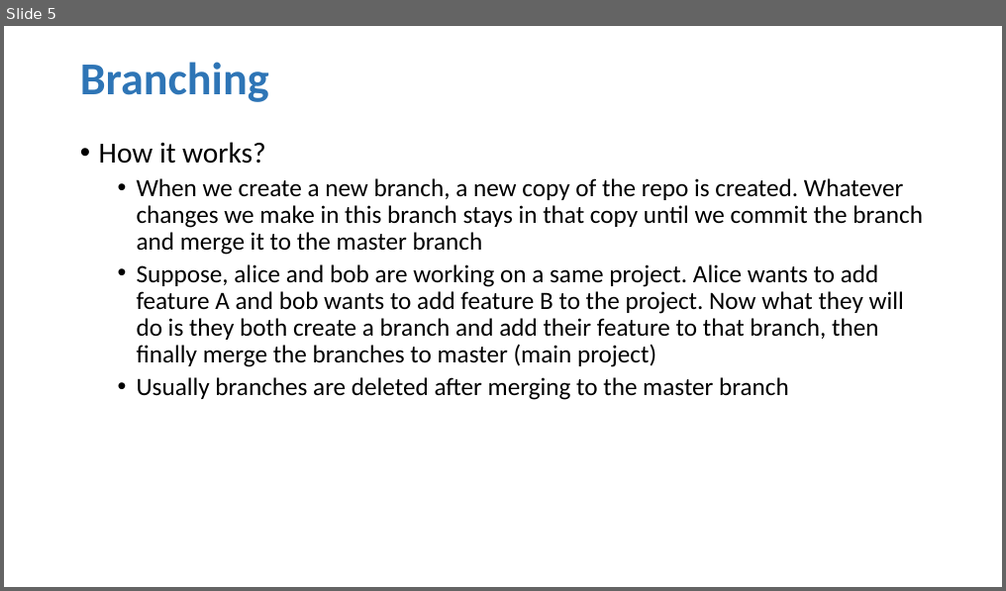
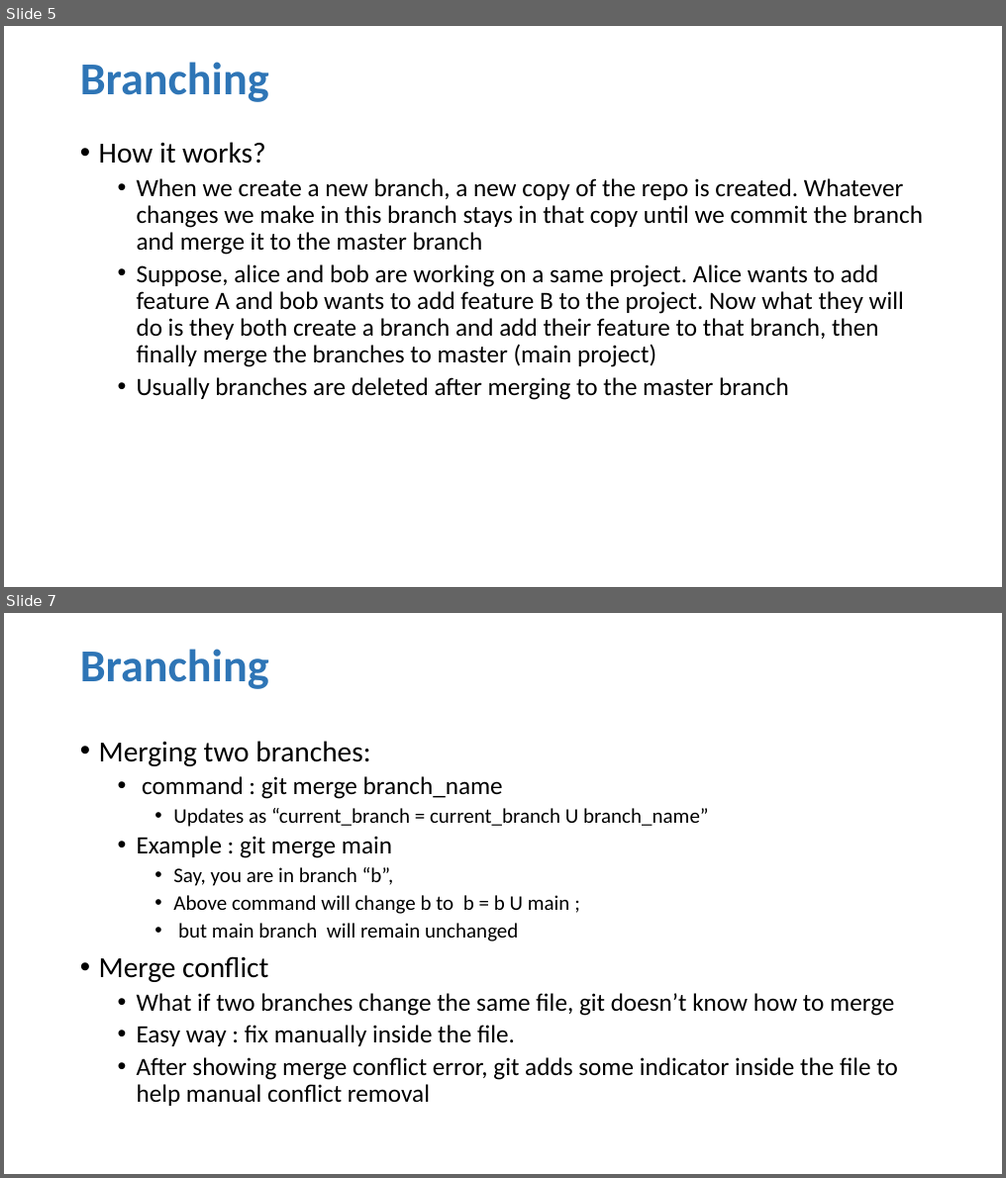
Before and after one commit to anasmoni/Learning-Git, a slide deck: My_Notes.pptx. Shown one above the other, each under a label of ours: slide 5 before the commit, slides 5 and 7 after it; the slides between them are not shown. The pictures are 1006x591 and 1006x1178 pixels, drawn with LibreOffice and Linux fonts; fonts in the diff are those of the drawing. Boxes give left, top, right and bottom in pixels: in the first picture for what was removed or moved away, otherwise in the second. Text is boxed around its words. In the diff, an @@ line names an element or a change of style, - is before the commit and + after.

```diff
--- a/My_Notes.pptx
+++ b/My_Notes.pptx
@@ slide 7 added at <box>4,613,1002,1174</box>, background #FFFFFF @@
@@ title added at <box>80,649,269,689</box>, 44 pt, text #2E75B6, bold @@
+Branching
@@ text added at <box>99,741,897,1106</box>, 24 pt, text #000000 @@
+• Merging two branches:
+  • command : git merge branch_name
+    • Updates as “current_branch = current_branch U branch_name”
+  • Example : git merge main
+    • Say, you are in branch “b”,
+    • Above command will change b to b = b U main ;
+    • but main branch will remain unchanged
+• Merge conflict
+  • What if two branches change the same file, git doesn’t know how to merge
+  • Easy way : fix manually inside the file.
+  • After showing merge conflict error, git adds some indicator inside the file to help manual conflict removal
```
Also in this commit, not shown: 1 slide changed, 1 other slide added.
